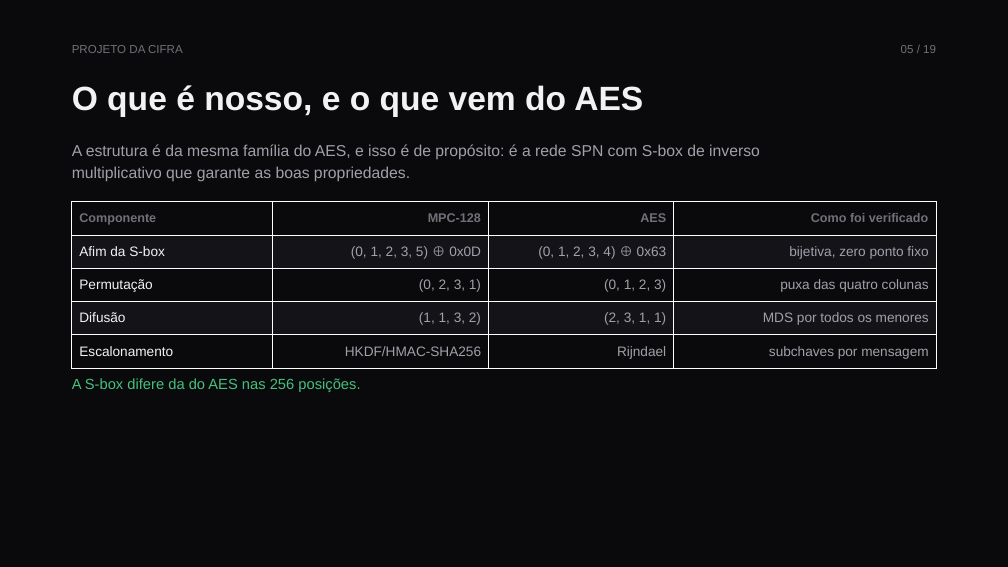
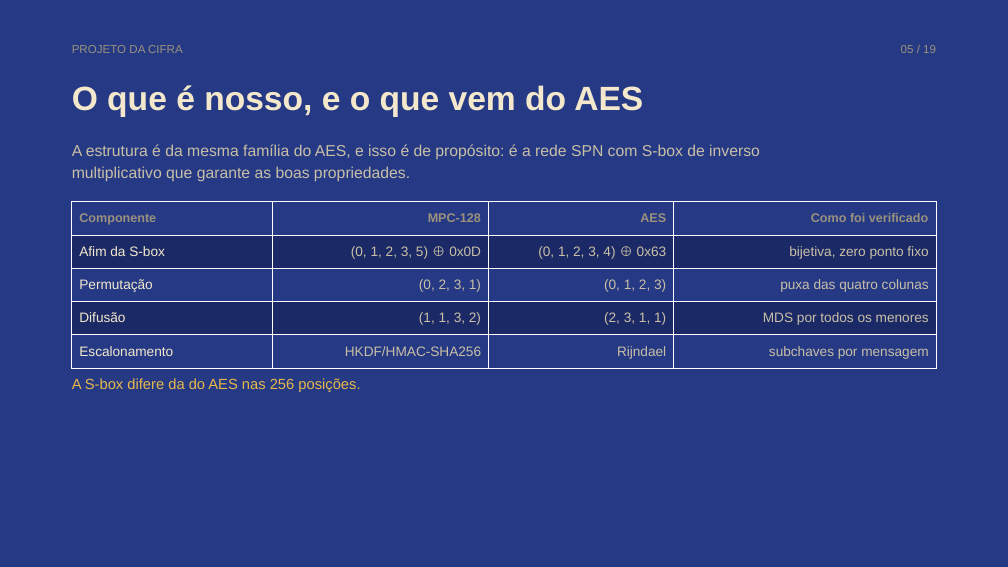
Before and after one commit to vinivent/MaxPay-Cyber, a slide deck: slide 5 of docs/MaxPay-apresentacao.pptx. Drawn at 1008x567 pixels with LibreOffice and Linux fonts; fonts in the diff are those of the drawing. Boxes give left, top, right and bottom in pixels: in the first picture for what was removed or moved away, otherwise in the second. Text is boxed around its words. In the diff, an @@ line names an element or a change of style, - is before the commit and + after.

```diff
--- a/docs/MaxPay-apresentacao.pptx
+++ b/docs/MaxPay-apresentacao.pptx
@@ background #0A0A0C to #253985 @@
@@ text "PROJETO DA CIFRA" at (x1=72, y1=45, x2=183, y2=53): text colour #70707A to #9A927D @@
@@ text "05 / 19" at (x1=901, y1=45, x2=936, y2=53): text colour #70707A to #9A927D @@
@@ text "O que é nosso, e ..." at (x1=72, y1=85, x2=643, y2=117): text colour #F2F2F4 to #F3E8CB @@
@@ text "A estrutura é da mesma ..." at (x1=72, y1=144, x2=760, y2=182): text colour #A0A0AA to #C9BFA6 @@
@@ table at (x1=72, y1=202, x2=936, y2=368) @@
@@ fill #0A0A0C to #253985 in 12 cells @@
@@ fill #141418 to #1B2A66 in 8 cells @@
@@ text colour #70707A to #9A927D in "Componente", "MPC-128", "AES", "Como foi verificado" @@
@@ text colour #F2F2F4 to #F3E8CB in "Afim da S-box", "Permutação", "Difusão", "Escalonamento" @@
@@ text colour #A0A0AA to #C9BFA6 in "(0, 1, 2, 3, 5) ⊕ 0x0D", "(0, 1, 2, 3, 4) ⊕ 0x63", "bijetiva, zero ponto fixo", "(0, 2, 3, 1)" and 8 more places @@
@@ text "A S-box difere da do ..." at (x1=72, y1=378, x2=360, y2=392): text colour #45C07E to #E8B84B @@
```
Also in this commit, not shown: 18 other slides changed, 11 other files.
